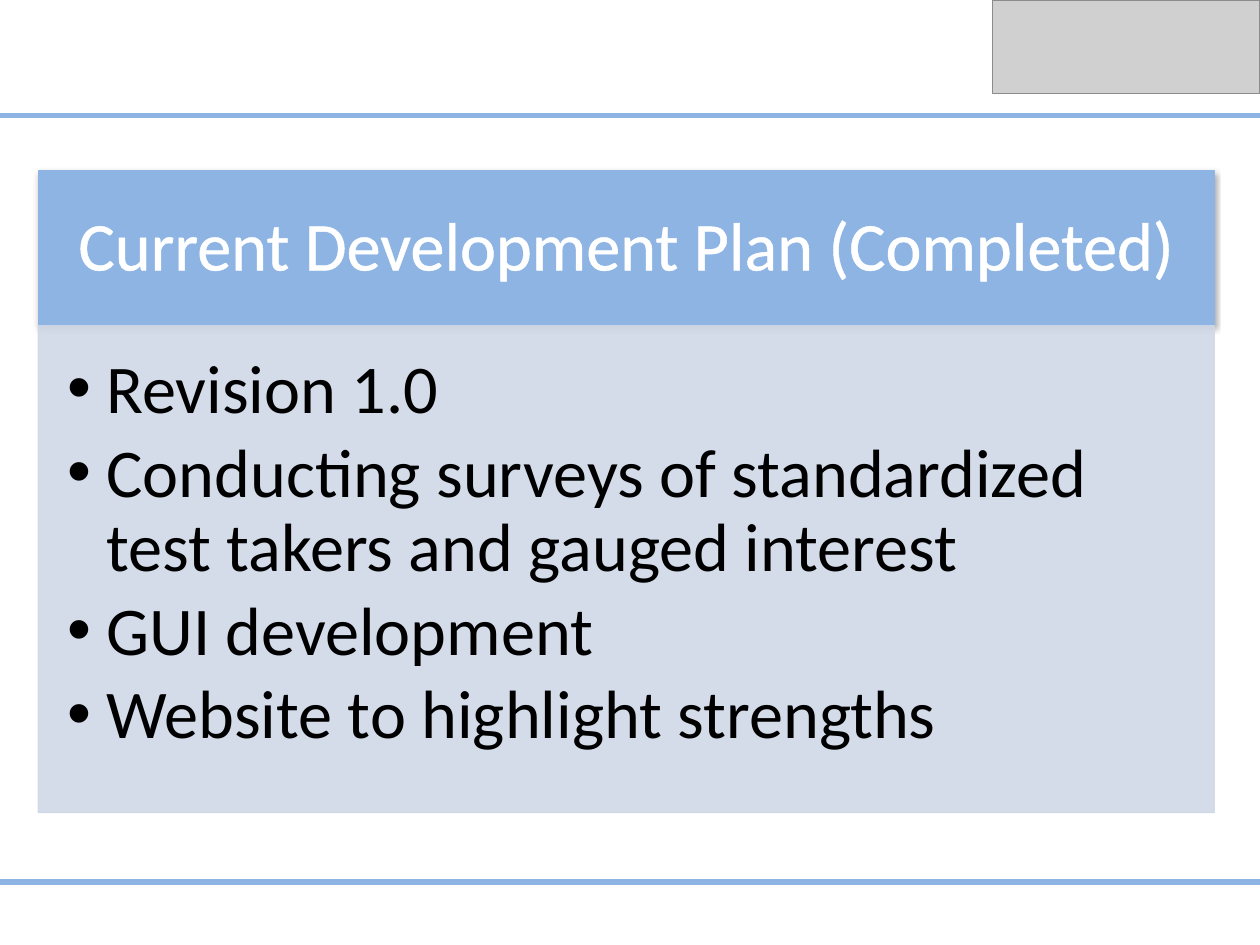
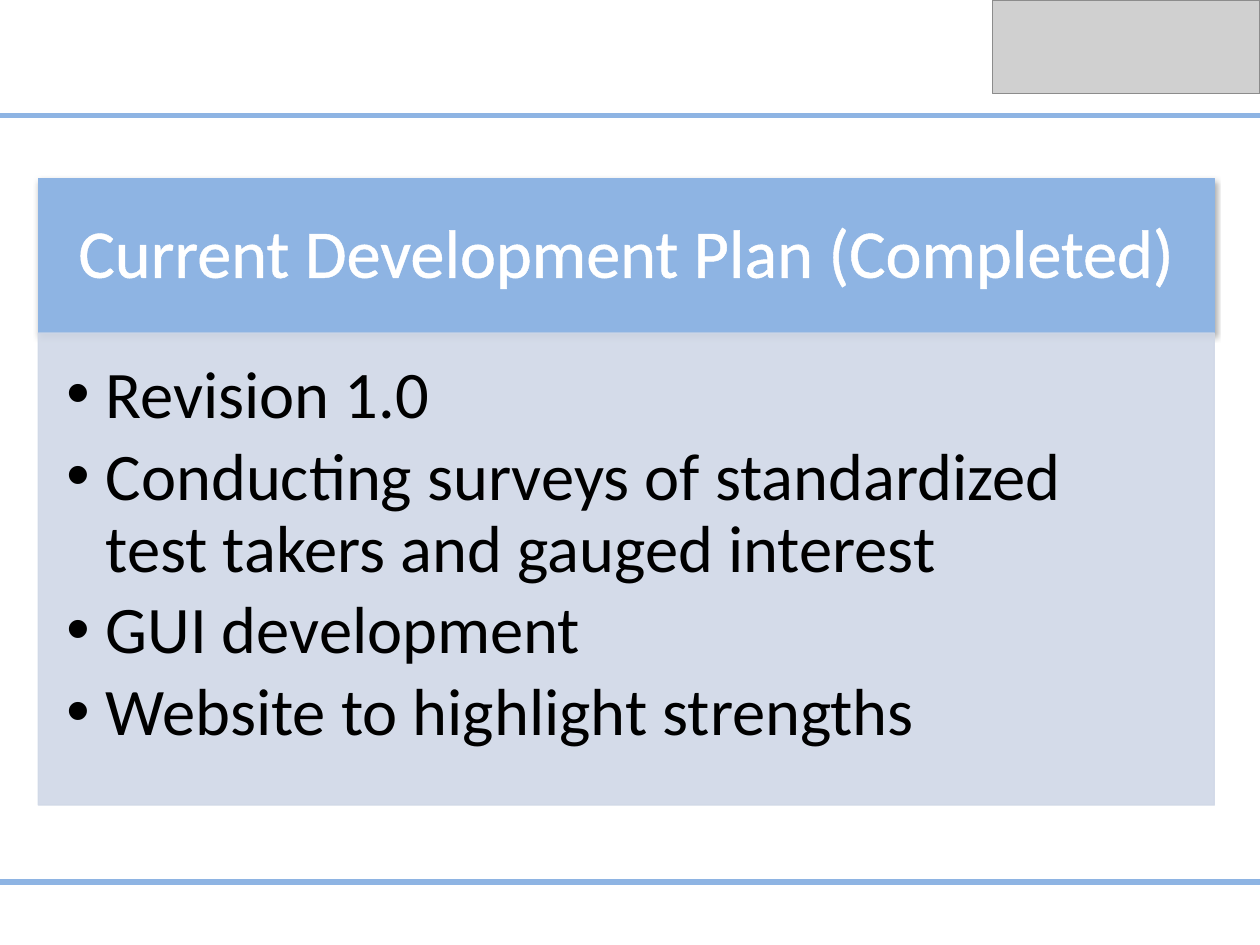
Before and after one commit to av8ramit/excelerate, a slide deck: slide 8 of Documents/Business Plan.pptx. Drawn at 1260x945 pixels with LibreOffice and Linux fonts; fonts in the diff are those of the drawing; grey boxes stand for pictures. Boxes give left, top, right and bottom in pixels: in the first picture for what was removed or moved away, otherwise in the second. Text is boxed around its words. In the diff, an @@ line names an element or a change of style, - is before the commit and + after.

```diff
--- a/Documents/Business Plan.pptx
+++ b/Documents/Business Plan.pptx
@@ text "Current Development Plan (Completed)": place and size @@
-text "Current Development Plan (Completed)" at [78, 220, 1173, 282]
+text "Current Development Plan (Completed)" at [78, 228, 1173, 289]
@@ rectangle: place and size @@
-rectangle at [38, 171, 1213, 326]
+rectangle at [38, 179, 1213, 334]
@@ text "Revision 1.0" at [106, 372, 1061, 747]: size 39 to 38 pt @@
@@ rectangle: place and size @@
-rectangle at [38, 326, 1213, 813]
+rectangle at [38, 333, 1213, 805]
```
Also in this commit, not shown: 1 slide added, 2 other files.
